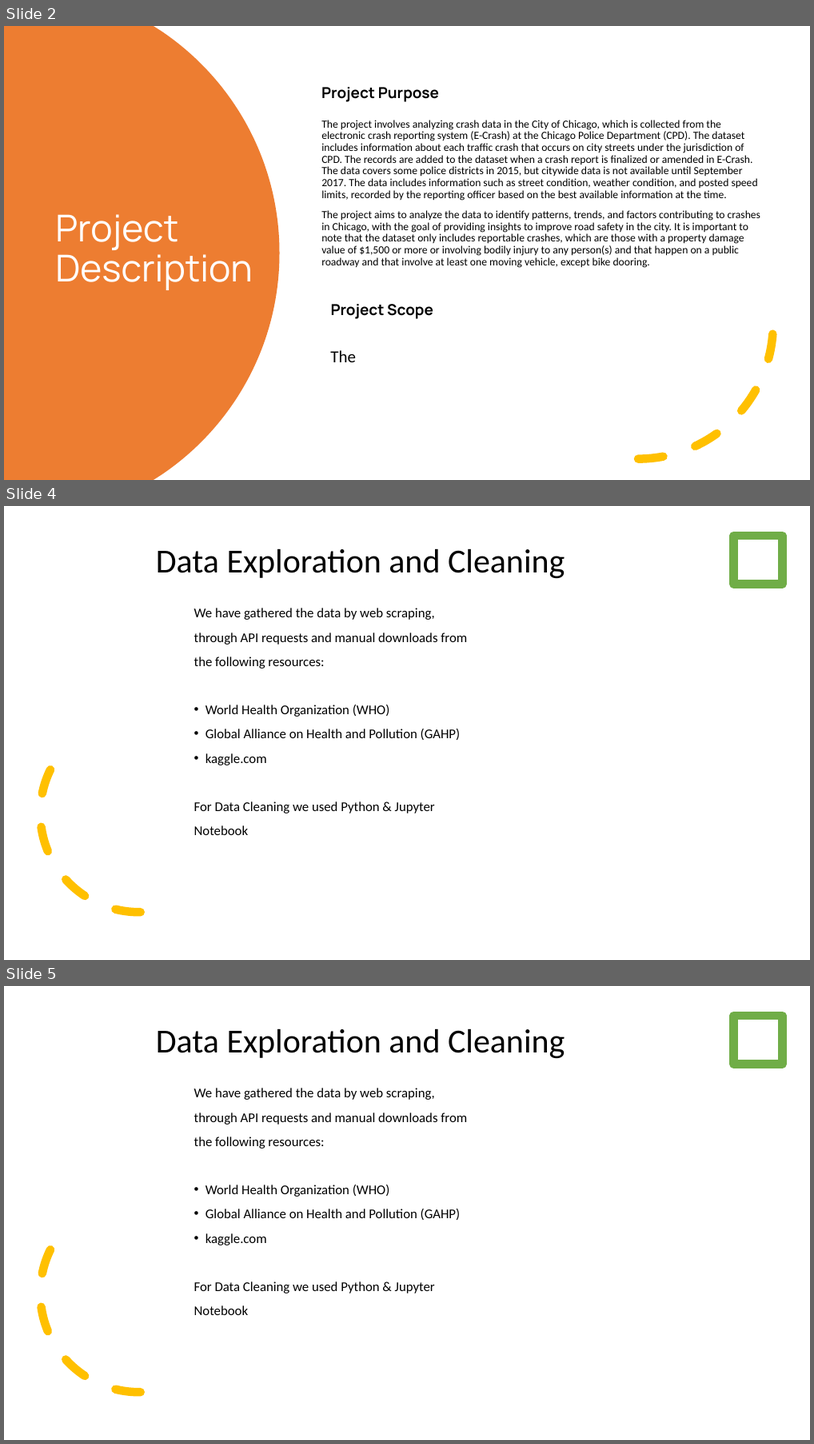
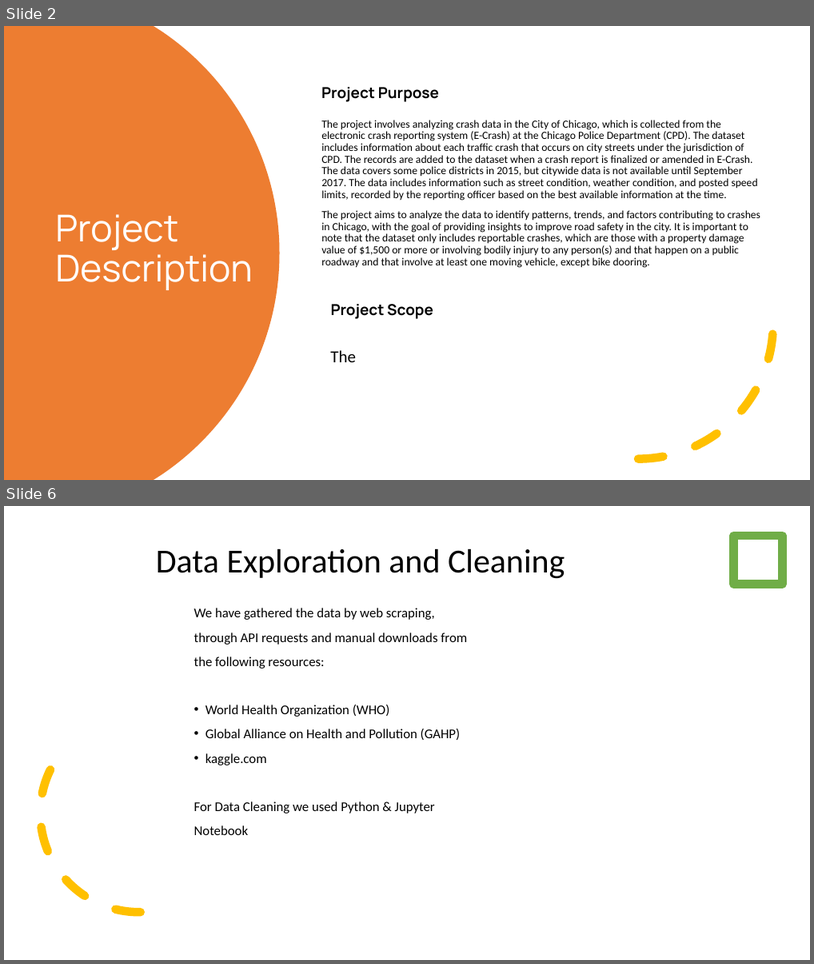
Before and after one commit to SyedFarman/Chicago_Traffic_Crashes, a slide deck: Slides.pptx. Shown one above the other, each under a label of ours: slides 2, 4 and 5 before the commit, slides 2 and 6 after it; the slides between them are not shown. The pictures are 814x1444 and 814x964 pixels, drawn with LibreOffice and Linux fonts; fonts in the diff are those of the drawing. Boxes give left, top, right and bottom in pixels: in the first picture for what was removed or moved away, otherwise in the second. Text is boxed around its words. In the diff, an @@ line names an element or a change of style, - is before the commit and + after.

```diff
--- a/Slides.pptx
+++ b/Slides.pptx
@@ slide 4 removed at box(4, 506, 810, 960), background #FFFFFF @@
@@ title removed at box(156, 549, 565, 579) @@
-Data Exploration and Cleaning
@@ rectangle removed at box(734, 536, 782, 584) @@
@@ text removed at box(194, 608, 467, 835) @@
-We have gathered the data by web scraping, through API requests and manual downloads from the following resources:
-• World Health Organization (WHO)
-• Global Alliance on Health and Pollution (GAHP)
-• kaggle.com
-For Data Cleaning we used Python & Jupyter Notebook
@@ arc (boxed as its full ellipse) removed at box(35, 709, 243, 917) @@
@@ what was slide 5 is now slide 6 @@
```
Also in this commit, not shown: 1 slide changed, 2 slides added, 3 other files.
